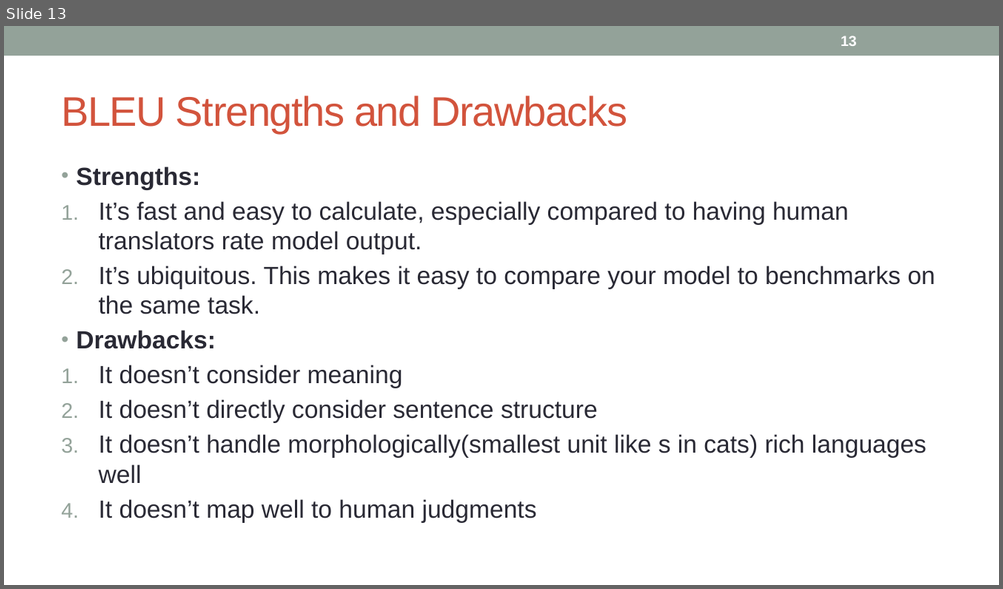
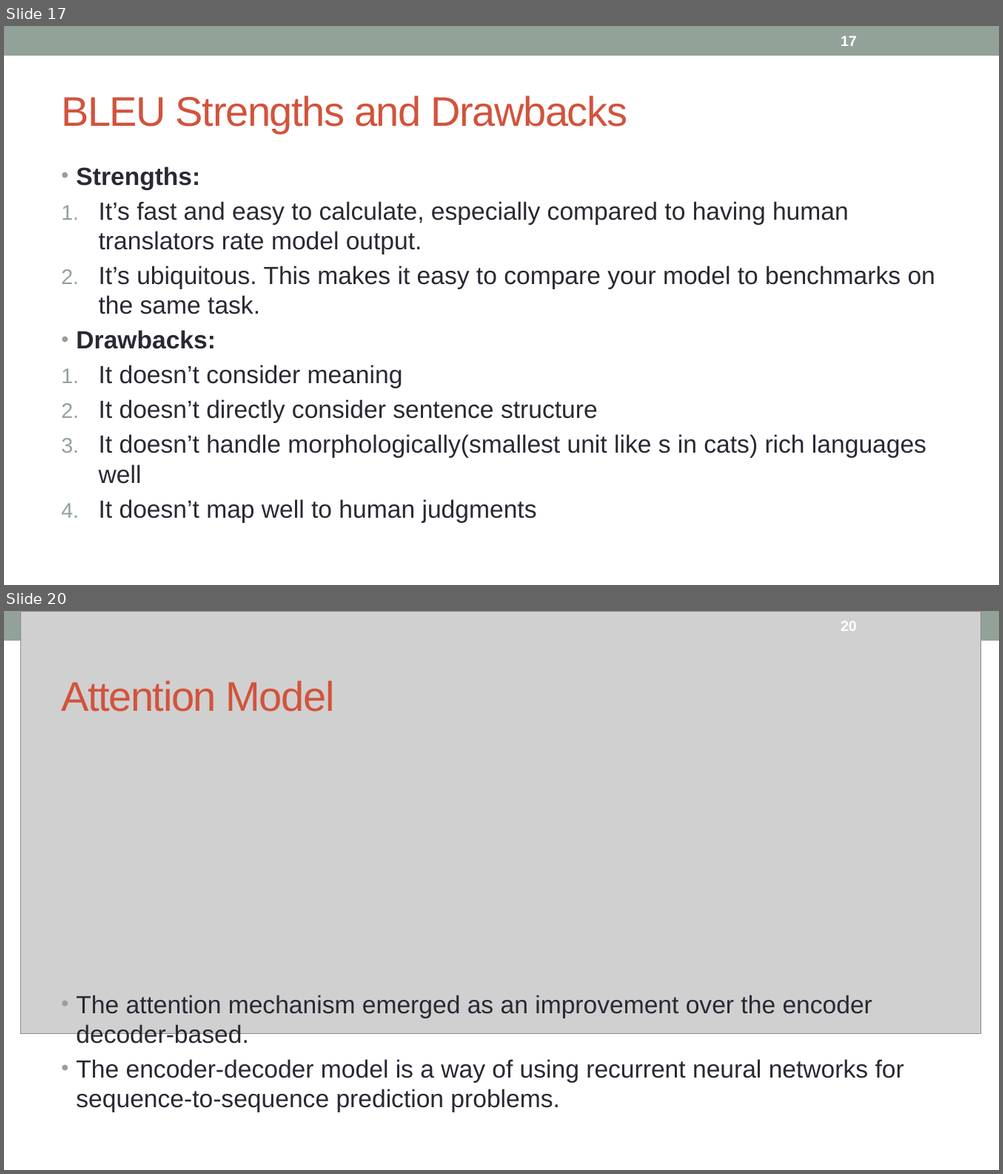
Before and after one commit to nidhiaro/PythonAssignment, a slide deck: 28. Translation.pptx. Shown one above the other, each under a label of ours: slide 13 before the commit, slides 17 and 20 after it; the slides between them are not shown. The pictures are 1003x589 and 1003x1174 pixels, drawn with LibreOffice and Linux fonts; fonts in the diff are those of the drawing; grey boxes stand for pictures. Boxes give left, top, right and bottom in pixels: in the first picture for what was removed or moved away, otherwise in the second. Text is boxed around its words. In the diff, an @@ line names an element or a change of style, - is before the commit and + after.

```diff
--- a/28. Translation.pptx
+++ b/28. Translation.pptx
@@ slide 20 added at box(4, 611, 999, 1170), background #FFFFFF; not listed: 1 template element that a slide beside it also shows @@
@@ picture added at box(20, 611, 981, 1034) @@
@@ page number added at box(840, 621, 856, 631), 14 pt, text #FFFFFF, bold @@
+20
@@ title added at box(61, 681, 335, 712), 40 pt, text #D2533C @@
+Attention Model
@@ text added at box(76, 995, 904, 1113), 24 pt, text #292934 @@
+• The attention mechanism emerged as an improvement over the encoder decoder-based.
+• The encoder-decoder model is a way of using recurrent neural networks for sequence-to-sequence prediction problems.
@@ what was slide 13 is now slide 17 @@
@@ page number at box(840, 36, 856, 46): text changed @@
-13
+17
```
Also in this commit, not shown: 1 slide changed, 16 other slides added.
